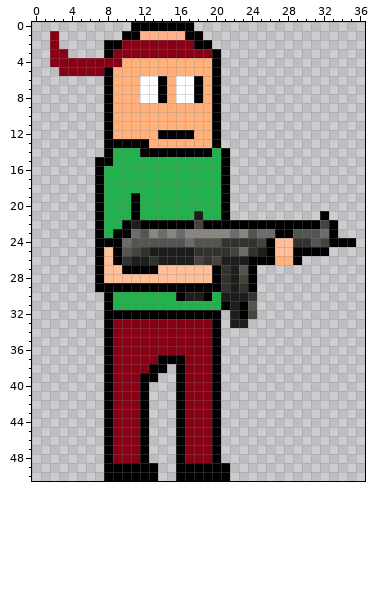
Pixel-art sprite, stored at material/animations/attacking_stand/animation/4.png. The picture above is the old version.
The file is 37x51 pixels. Pixels under 10% opacity are left out. Colours within 5 levels of each other are drawn and written as one.
The same view after the edit:
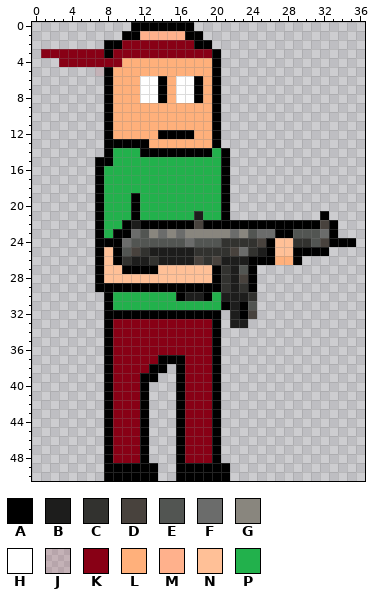
Palette (. is transparent): A #000000  B #1d1d1c  C #32322f  D #48423d  E #525552  F #6b6c6b  G #89867e  H #ffffff  J #88001522  K #880015  L #ffb07b  M #ffb18c  N #ffc097  P #22b14c
Diff:
y 1..2: x 2 K -> .
y 3: x 1 . -> K; x 4..7 .... -> KKKK
y 4: x 2 K -> .
y 5: x 3..7 KKKKK -> ....J
Boxes around the changes in both pictures, in picture pixels (x1, y1, x2, y2):
changed: (41, 31, 104, 76)
